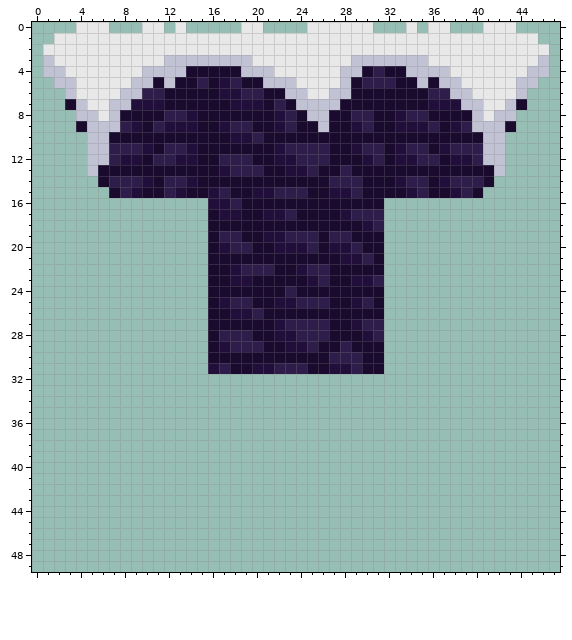
Two versions of one pixel-art sprite, res/tileset-engine-demo.png. The first picture shows the starting point.
The file is 64x64 pixels. Shown: x 0..47, y 0..49.
Now the later version:
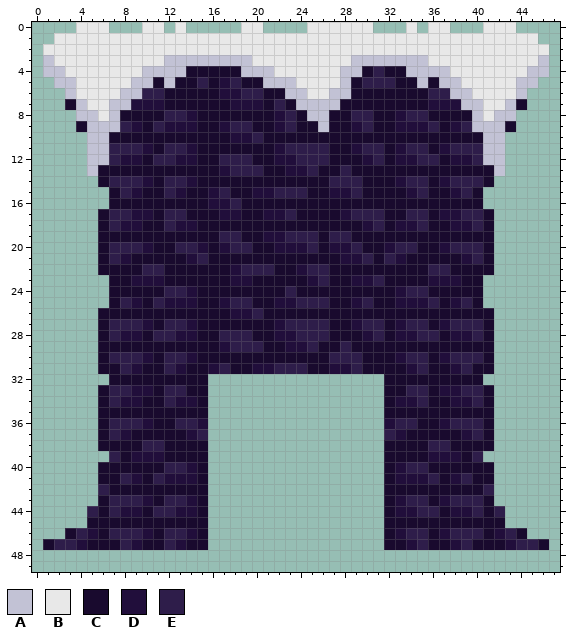
Palette (. is transparent): A #c2c2d5  B #e8e8e8  C #190a2e  D #210e3b  E #2e1d4a
Edits made:
@@ x 0..47 @@
 15 .......CEDCCEDCCDECCDDEEECCDDECCCCDECCDEC.......
-16 ................DDECCCCCCCCCCCCC................
-17 ................CDDCCDDECCCCDEEE................
-18 ................CCCCCCCCCCCCCCDE................
-19 ................CEECCDDEEECEECCC................
-20 ................CDEECCDDDECDDECC................
-21 ................CCCCCCCCCCCCDDEC................
-22 ................CCDEEECCDEECCCCC................
-23 ................CCDDCCCCCDECCDDE................
-24 ................CCCCCCCECCCCCCCC................
-25 ................CDEECCDDEEECCDEC................
-26 ................CCDDECCCCCCCCCCC................
-27 ................CCCCCCDEEEECCDEE................
-28 ................CEEECCDDEEECCCDE................
-29 ................CDEEECCDDECCECCC................
-30 ................CCCCCCCCCCCEEECC................
-31 ................DECCDDEEECCDDECC................
-32 ................................................
-33 ................................................
-34 ................................................
-35 ................................................
-36 ................................................
-37 ................................................
-38 ................................................
-39 ................................................
-40 ................................................
-41 ................................................
-42 ................................................
-43 ................................................
-44 ................................................
-45 ................................................
-46 ................................................
-47 ................................................
+16 .......CCCCCCCCCDDECCCCCCCCCCCCCCCCCCCCCC.......
+17 ......CEEDDCEECCCDDCCDDECCCCDEEECCEECDDEEC......
+18 ......CEDDCCEDDCCCCCCCCCCCCCCCDECDDECCDDEC......
+19 ......CCCCCCCCCCCEECCDDEEECEECCCCCCCCCCCCC......
+20 ......CEEEDCCEEDCDEECCDDDECDDECCDEECCDEEEC......
+21 ......CEDCCCCCDECCCCCCCCCCCCDDECEDCCCCCDEC......
+22 ......CCCCEECCCCCCDEEECCDEECCCCCCCCCEECCCC......
+23 .......CCDDDCCCCCCDDCCCCCDECCDDECCCCDDDCC.......
+24 .......CCCCCEEDCCCCCCCCECCCCCCCCCDEECCCCC.......
+25 .......CEDCEDDDCCDEECCDDEEECCDECCDDDECDEC.......
+26 ......CCCCCCCCCCCCDDECCCCCCCCCCCCCCCCCCCCC......
+27 ......CEEEDCEEDCCCCCCCDEEEECCDEECDEECDEEEC......
+28 ......CEDDCEEDDCCEEECCDDEEECCCDECDDEECDDEC......
+29 ......CCCCCCCCCCCDEEECCDDECCECCCCCCCCCCCCC......
+30 ......CEEEDCEEDCCCCCCCCCCCCEEECCCDEECDEEEC......
+31 ......CCEDCCEDCCDECCDDEEECCDDECCCCDECCDECC......
+32 .......CCCCCCCCC................CCCCCCCCC.......
+33 ......CEEDDCEECC................CCEECDDEEC......
+34 ......CEDDCCEDDC................CDDECCDDEC......
+35 ......CCCCCCCCCC................CCCCCCCCCC......
+36 ......CEEEDCCEED................DEECCDEEEC......
+37 ......CEDCCCCCDE................EDCCCCCDEC......
+38 ......CCCCEECCCC................CCCCEECCCC......
+39 .......ECDDDCCCC................CCCCDDDCE.......
+40 ......CCCCCCEEDC................CDEECCCCCC......
+41 ......CCEDCEDDDC................CDDDECDECC......
+42 ......ECCCCCCCCC................CCCCCCCCCE......
+43 ......CEEEDCEEDC................CDEECDEEEC......
+44 .....ECEDDCEEDDC................CDDEECDDECE.....
+45 .....CCCCCCCCCCC................CCCCCCCCCCC.....
+46 ...CEDCEEEDCEEDC................CDEECDEEECDEC...
+47 .CEEDCCCEDCCEDCC................CCDECCDECCCDEEC.
 48 ................................................
Where, in picture pixels (left, top, right, bottom), the same in both pictures:
added: (43, 198, 208, 550)
added: (384, 198, 549, 550)
